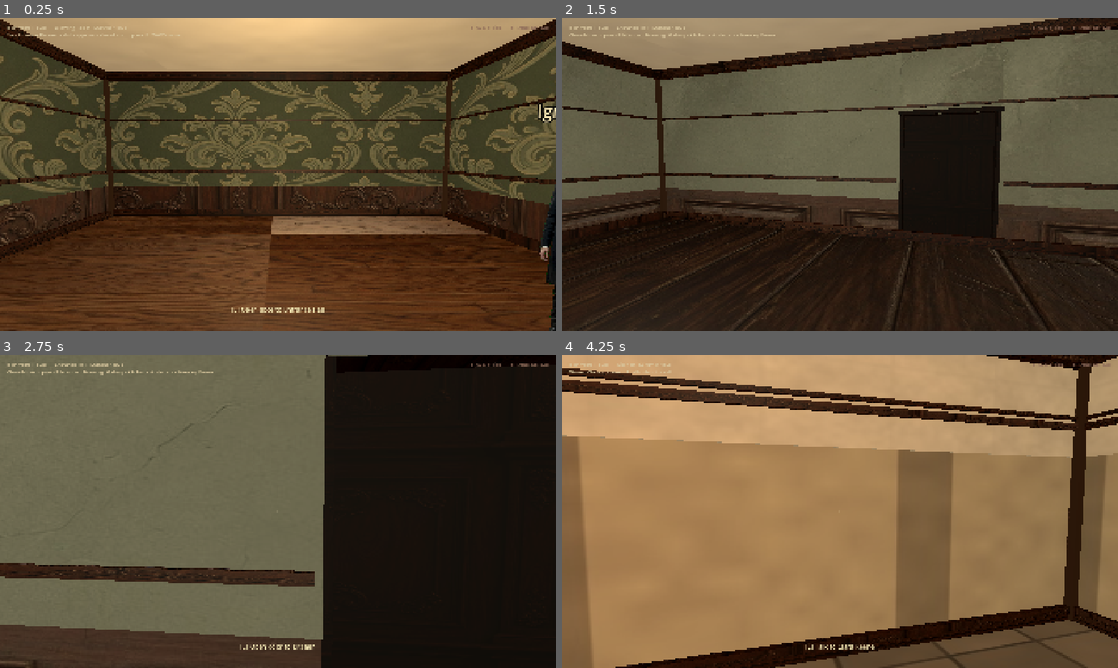
Above: before the commit, frames 1-4 (two rows, left to right).
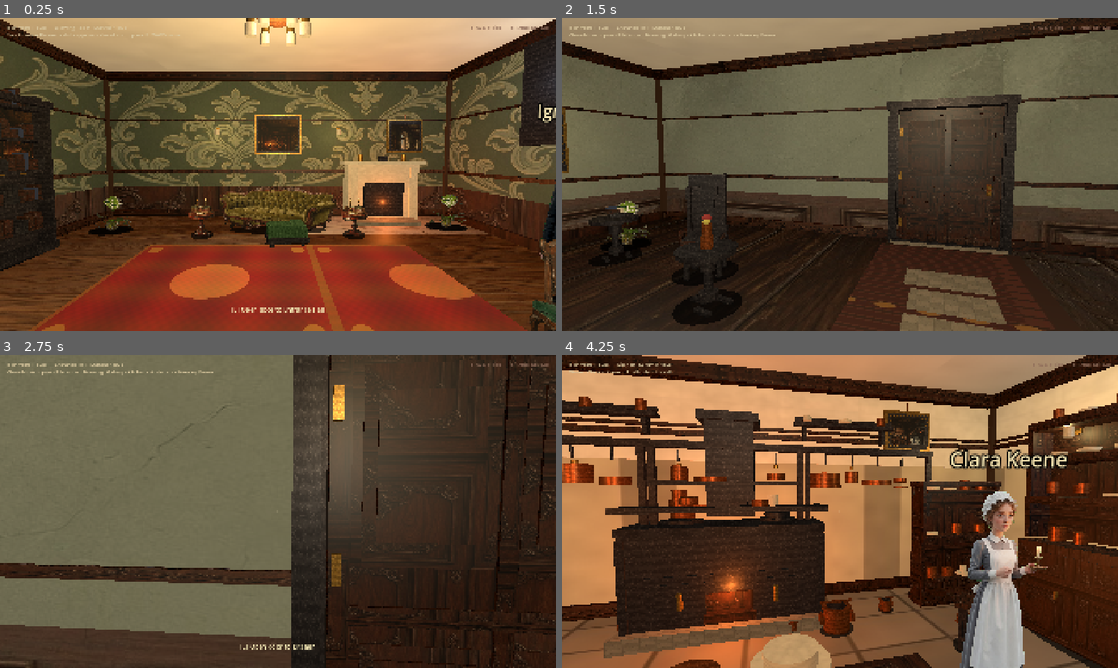
Above: after the commit, the same moments.

Repository: drakewing-eng/aetheric-engine
Game: Godot game, scene res://scenes/fps_main.tscn
Same seed, same stepped clock (60 frames per second), same inputs: the game is played once before the commit and once after it.
Inputs (mouse positions are in pixels of both pictures, inside the frame that each line leads up to):
- Up to frame 1 (0.25 s): no input
- Up to frame 2 (1.5 s): tap Enter at 0.5 s; move the mouse to (867, 174) at 0.52 s; hold E (interact) 0.53-1.28 s; hold W (move_forward) from 0.53 s (still down); click (867, 174) at 0.67 s; move the mouse to (812, 174) at 1.27 s; tap E (interact) at 1.35 s
- Up to frame 3 (2.75 s): keep holding W (move_forward); tap E (interact) at 2 s; move the mouse to (289, 505) at 2.02 s; hold E (interact) from 2.03 s (still down)
- Up to frame 4 (4.25 s): keep holding W (move_forward); move the mouse to (834, 517) at 2.77 s; release E (interact) at 2.78 s; tap E (interact) at 2.85 s; click (834, 517) at 2.92 s; move the mouse to (878, 514) at 3.52 s; hold E (interact) from 3.53 s (still down)

The runs differ from the first frame. In frame 1, 43% of the frame differs, in the area x 0-100%, y 0-100%; in frame 2, 16%; in frame 3, 34%; in frame 4, 86%.
Error before the commit: Parse Error: Cannot infer the type of "pcol" variable because the value doesn't have a set type. (res://scripts/fps_props.gd:827)

Commit message:
visual loop 51: FIX props compile (pcol type) — restore furniture

Diff:
--- a/aetheric-engine-godot/scripts/fps_props.gd
+++ b/aetheric-engine-godot/scripts/fps_props.gd
@@ -824,12 +824,13 @@
 		_add_cylinder(root, Vector3(x, 2.08, 0.06), 0.015, 0.14, IRON, false, 0.4)
 		var pr: float = 0.09 + float((i * 3 + seed0) % 5) * 0.03
 		var ph: float = 0.06 + float((i + seed0 * 2) % 4) * 0.035
-		var pcol := [
+		var pcols: Array[Color] = [
 			COPPER,
 			COPPER.darkened(0.12),
 			COPPER.lightened(0.08),
 			Color(0.55, 0.32, 0.18),
-		][(i + seed0) % 4]
+		]
+		var pcol: Color = pcols[(i + seed0) % 4]
 		var shape := (i + seed0) % 3
 		if shape == 0:
 			_add_cylinder(root, Vector3(x, 1.82, 0.1), pr, ph, pcol, false, 0.35, true)
